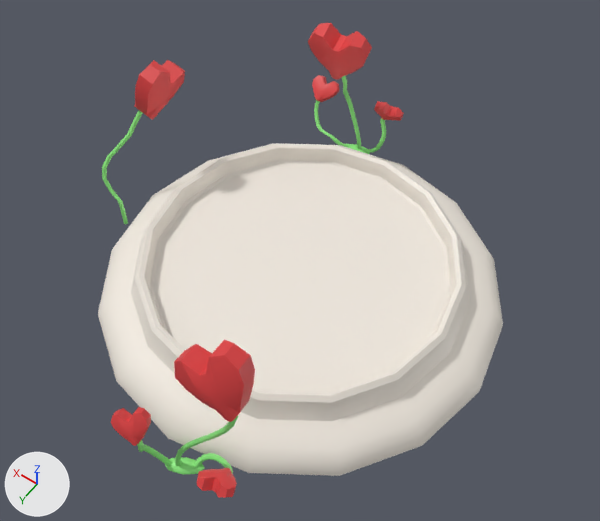
The FBX model SugarComa/Assets/Prefabs/Hareket Platformları/heal_Platform002.fbx, before and after one commit.
Rendered twice from a 50 mm camera at (2.87, -4.26, 3.67) aimed at (4.41, -6.42, 0.29). Lighting does not change. The marker at lower left points along +X, +Y and +Z. Vertices at the same position are counted once.

Names of what the first picture shows: 'HP.001'.
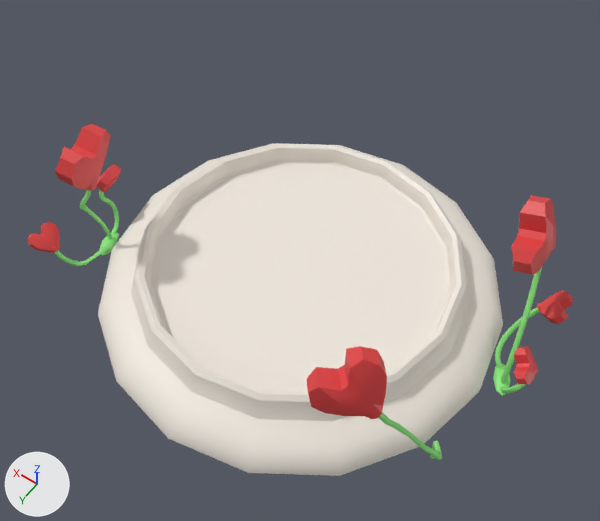
Commit message: platforms rotation changed

Boxes [x1, y1, x2, y2] around the edits, measured in the pictures (600 x 521 px; the box of a moved part takes in the faces that stretch with it):
'HP.001', reshaped (35% wider, 26% shorter): before [98, 23, 503, 498]; after [27, 124, 573, 476]
part 1 of me_cylinder_014, moved or reshaped: [110, 145, 501, 467] in both
part 2 of me_cylinder_014, moved or reshaped: before [134, 60, 185, 120]; after [306, 346, 387, 419]
part 3 of me_cylinder_014, moved or reshaped: before [341, 76, 362, 149]; after [80, 190, 112, 239]
part 4 of me_cylinder_014, moved or reshaped: before [175, 416, 238, 466]; after [501, 267, 542, 384]
part 5 of me_cylinder_014, moved or reshaped: before [174, 340, 255, 422]; after [511, 195, 556, 275]
part 6 of me_cylinder_014, moved or reshaped: before [193, 453, 233, 474]; after [495, 308, 540, 369]
part 7 of me_cylinder_014, moved or reshaped: before [197, 468, 237, 498]; after [537, 290, 573, 324]
part 8 of me_cylinder_014, moved or reshaped: before [137, 440, 172, 466]; after [500, 383, 526, 394]
part 9 of me_cylinder_014, moved or reshaped: before [111, 407, 151, 446]; after [514, 346, 539, 385]
part 10 of me_cylinder_014, moved or reshaped: before [165, 457, 205, 475]; after [493, 362, 510, 396]
part 11 of me_cylinder_014, moved or reshaped: before [308, 23, 372, 79]; after [55, 124, 111, 191]
part 12 of me_cylinder_014, moved or reshaped: before [314, 100, 349, 147]; after [54, 246, 109, 266]
part 13 of me_cylinder_014, moved or reshaped: before [312, 75, 339, 102]; after [27, 222, 60, 253]
part 14 of me_cylinder_014, moved or reshaped: before [364, 118, 386, 153]; after [99, 189, 119, 234]
part 15 of me_cylinder_014, moved or reshaped: before [374, 101, 404, 121]; after [96, 164, 121, 193]
part 16 of me_cylinder_014, moved or reshaped: before [347, 144, 370, 154]; after [99, 232, 119, 256]
part 17 of me_cylinder_014, moved or reshaped: before [102, 110, 143, 225]; after [379, 412, 442, 460]

Patch to the scene script:
```diff
--- a/SugarComa/Assets/Prefabs/Hareket Platformları/heal_Platform002.fbx.py
+++ b/SugarComa/Assets/Prefabs/Hareket Platformları/heal_Platform002.fbx.py
@@ me_cylinder_014 @@
 # used by ob_hp_001; location = (4.488, -6.529, 0.0)
-me_cylinder_014.from_pydata(...)  # 1720 vertices, 3372 faces; spans x -1.14..1.31, y -1.31..1.36, z -0.17..0.91
+me_cylinder_014.from_pydata(...)  # 1720 vertices, 3364 faces; spans x -1.36..1.31, y -1.14..1.14, z -0.17..0.91
+# me_cylinder_014 part 1: the loose piece of 306 vertices spanning x -1.14..1.14, y -1.14..1.14, z -0.17..0.16 is turned 90 degrees about the z axis through its middle
+# me_cylinder_014 part 2: the loose piece of 60 vertices spanning x 1.05..1.25, y -0.42..-0.09, z 0.44..0.79 is turned 130.1 degrees about the z axis through its middle, then moved by (-1.91, 1.0, 0.0)
+# me_cylinder_014 part 3: the loose piece of 130 vertices spanning x 0.33..0.51, y -1.16..-1.03, z -0.16..0.58 is turned 90 degrees about the z axis through the mesh origin
+# me_cylinder_014 part 4: the loose piece of 130 vertices spanning x -0.46..-0.11, y 1.07..1.22, z -0.16..0.68 is turned 90 degrees about the z axis through the mesh origin
+# me_cylinder_014 part 5: the loose piece of 60 vertices spanning x -0.49..-0.16, y 0.97..1.17, z 0.56..0.91 is turned 90 degrees about the z axis through the mesh origin
+# me_cylinder_014 part 6: the loose piece of 130 vertices spanning x -0.46..-0.18, y 1.09..1.24, z -0.17..0.18 is turned 90 degrees about the z axis through the mesh origin
+# me_cylinder_014 part 7: the loose piece of 60 vertices spanning x -0.55..-0.37, y 1.18..1.34, z 0.11..0.26 is turned 90 degrees about the z axis through the mesh origin
+# me_cylinder_014 part 8: the loose piece of 130 vertices spanning x -0.1..0.0, y 1.21..1.34, z -0.16..0.21 is turned 90 degrees about the z axis through the mesh origin
+# me_cylinder_014 part 9: the loose piece of 60 vertices spanning x -0.07..0.1, y 1.23..1.36, z 0.18..0.36 is turned 90 degrees about the z axis through the mesh origin
+# me_cylinder_014 part 10: the loose piece of 42 vertices spanning x -0.24..-0.06, y 1.13..1.26, z -0.17..-0.14 is turned 90 degrees about the z axis through the mesh origin
+# me_cylinder_014 part 11: the loose piece of 60 vertices spanning x 0.27..0.64, y -1.12..-0.93, z 0.47..0.8 is turned 90 degrees about the z axis through the mesh origin
+# me_cylinder_014 part 12: the loose piece of 130 vertices spanning x 0.41..0.71, y -1.21..-1.05, z -0.17..0.11 is turned 90 degrees about the z axis through the mesh origin
+# me_cylinder_014 part 13: the loose piece of 60 vertices spanning x 0.6..0.79, y -1.31..-1.15, z 0.03..0.18 is turned 90 degrees about the z axis through the mesh origin
+# me_cylinder_014 part 14: the loose piece of 130 vertices spanning x 0.21..0.32, y -1.27..-1.15, z -0.17..0.12 is turned 90 degrees about the z axis through the mesh origin
+# me_cylinder_014 part 15: the loose piece of 60 vertices spanning x 0.11..0.29, y -1.28..-1.15, z 0.1..0.27 is turned 90 degrees about the z axis through the mesh origin
+# me_cylinder_014 part 16: the loose piece of 42 vertices spanning x 0.28..0.47, y -1.19..-1.08, z -0.17..-0.14 is turned 90 degrees about the z axis through the mesh origin
+# me_cylinder_014 part 17: 130 of 1720 vertices moved; they spanned x 1.14..1.31, y -0.22..0.22, z -0.16..0.56 and now span x -1.19..-0.79, y 0.43..0.73, z -0.16..0.56; mean shift (-2.26, 0.55, 0.0); largest move (1.31, 0.15, 0.19) -> (-1.19, 0.57, 0.12)
 me_cylinder_014.materials.append(mat_material_001)
```
